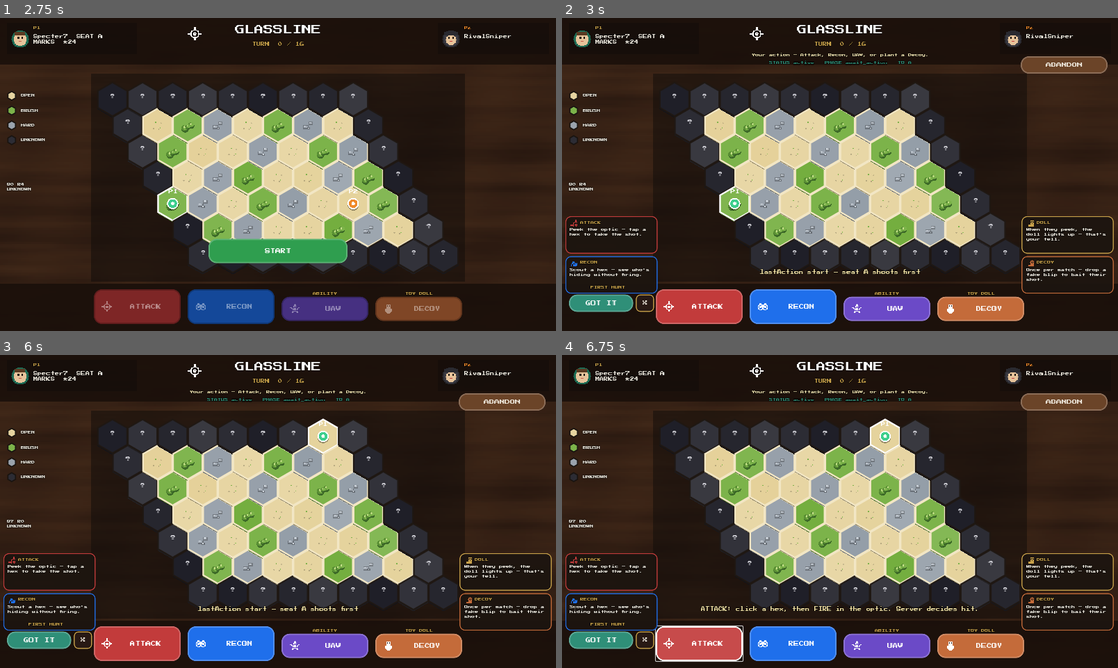
Above: before the commit, frames 1-4 (two rows, left to right).
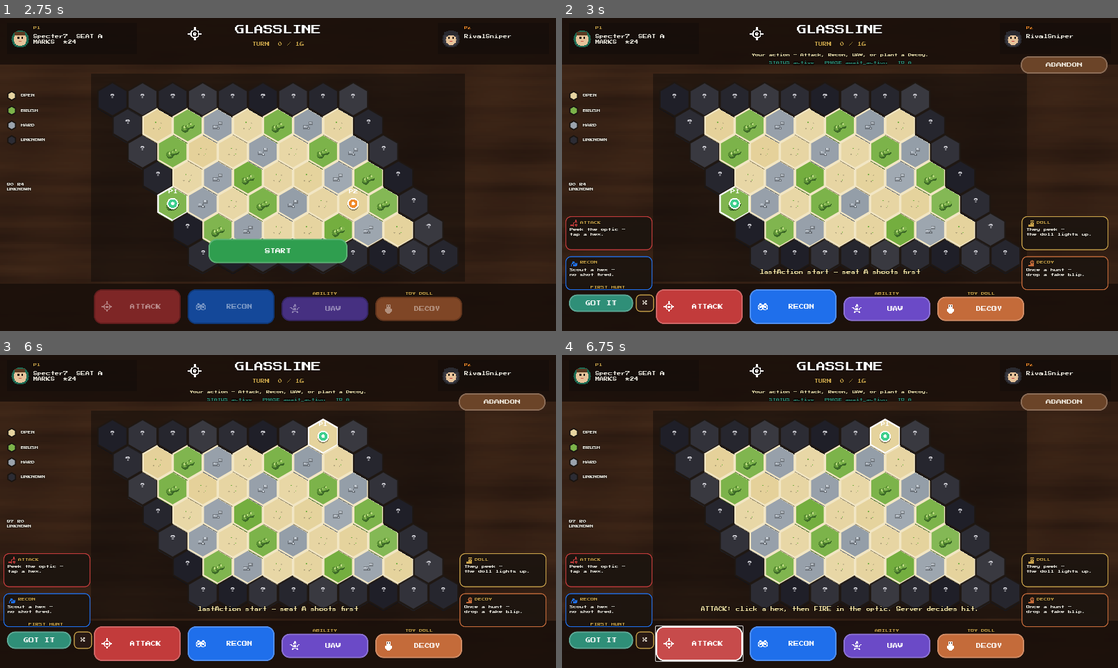
Above: after the commit, the same moments.

Repository: physikal/glassline-godot
Game: Godot game, scene res://scenes/lobby/hideout_lobby.tscn
The game is run twice, just before and just after one commit, with the same random seed, the same clock (stepped at 60 frames per second) and the same inputs.
Inputs (mouse positions are in pixels of both pictures, inside the frame that each line leads up to):
- Up to frame 1 (2.75 s): click "PLAY" at 0.5 s; tap Enter at 1.25 s; move the mouse to (400, 158) at 1.27 s; click (400, 158) at 1.42 s; tap Space at 2 s; move the mouse to (166, 190) at 2.02 s; click (166, 190) at 2.17 s
- Up to frame 2 (3 s): click "START" at 2.75 s
- Up to frame 3 (6 s): click "ABANDON" at 3.5 s; click "PLAY AGAIN" at 4.25 s; tap Enter at 5 s; move the mouse to (333, 442) at 5.02 s; click (333, 442) at 5.17 s; click "START" at 5.75 s
- Up to frame 4 (6.75 s): click "ATTACK" at 6.5 s

Frame 1 is identical in both runs. In frame 2, 1.2% of the frame differs, in the area x 0-100%, y 63-88%; in frame 3, 1.2%; in frame 4, 1.2%.

Commit message:
Add first-hunt coach stills and tighten chip copy.
Shorter two-line toy-spy lines so PressStart2P wraps cleanly. Mock
captures for first-match chips, dismissed HUD, and Attack close-up.

Co-authored-by: physikal <physikal@users.noreply.github.com>

Diff:
--- a/scenes/match/first_hunt_coach.gd
+++ b/scenes/match/first_hunt_coach.gd
@@ -217,8 +217,8 @@
 	var panel := PanelContainer.new()
 	## Decorative only — hex / action clicks pass through the chip body.
 	panel.mouse_filter = Control.MOUSE_FILTER_IGNORE
-	panel.custom_minimum_size = Vector2(212, 86)
-	panel.size = Vector2(212, 86)
+	panel.custom_minimum_size = Vector2(200, 78)
+	panel.size = Vector2(200, 78)
 	panel.set_meta("coach_title", title)
 	var box := Chrome.flat(Color(0.11, 0.08, 0.06, 0.94), 12, accent, 2)
 	box.content_margin_left = 10
@@ -254,7 +254,7 @@
 	var body_lbl := Label.new()
 	body_lbl.text = body
 	body_lbl.autowrap_mode = TextServer.AUTOWRAP_WORD_SMART
-	body_lbl.custom_minimum_size = Vector2(188, 44)
+	body_lbl.custom_minimum_size = Vector2(176, 36)
 	body_lbl.mouse_filter = Control.MOUSE_FILTER_IGNORE
 	Chrome.apply_label(body_lbl, 8, Chrome.CREAM, true)
 	col.add_child(body_lbl)
--- a/types/contract.gd
+++ b/types/contract.gd
@@ -169,10 +169,10 @@
 const COACH_SEEN_KEY := "coachSeen"
 const COACH_KICKER := "FIRST HUNT"
 const COACH_GOT_IT := "GOT IT"
-const COACH_ATTACK := "Peek the optic — tap a hex to take the shot."
-const COACH_RECON := "Scout a hex — see who's hiding without firing."
-const COACH_DOLL := "When they peek, the doll lights up — that's your tell."
-const COACH_DECOY := "Once per match — drop a fake blip to bait their shot."
+const COACH_ATTACK := "Peek the optic —\ntap a hex."
+const COACH_RECON := "Scout a hex —\nno shot fired."
+const COACH_DOLL := "They peek —\nthe doll lights up."
+const COACH_DECOY := "Once a hunt —\ndrop a fake blip."
 
 
 static func format_grace_clock(sec: float) -> String:
Binary file added: artifacts/ux/coach_chip_closeup.png
Binary file added: artifacts/ux/coach_dismissed.png
Binary file added: artifacts/ux/coach_tips_first_match.png
Not shown, changed: FIRST_HUNT_COACH_NOTES.md
